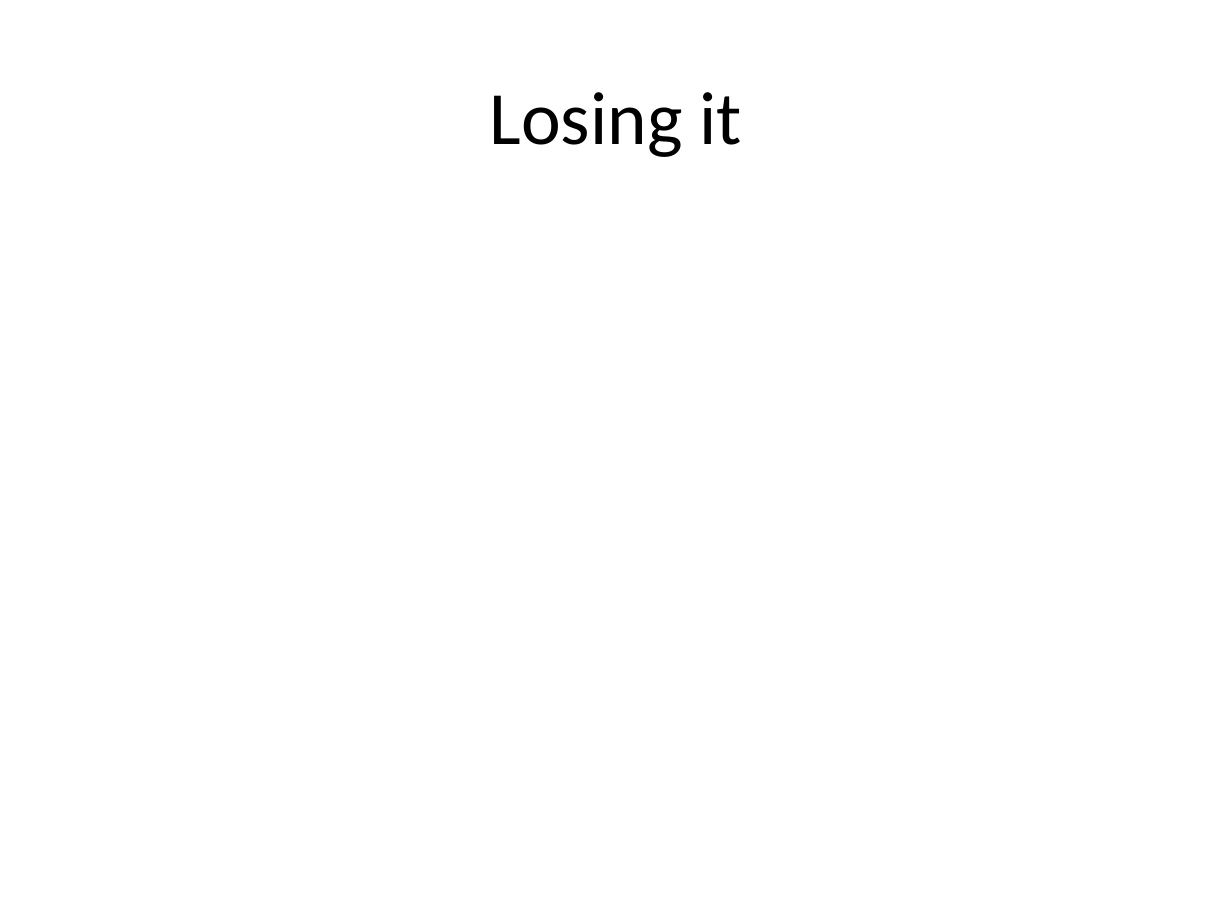
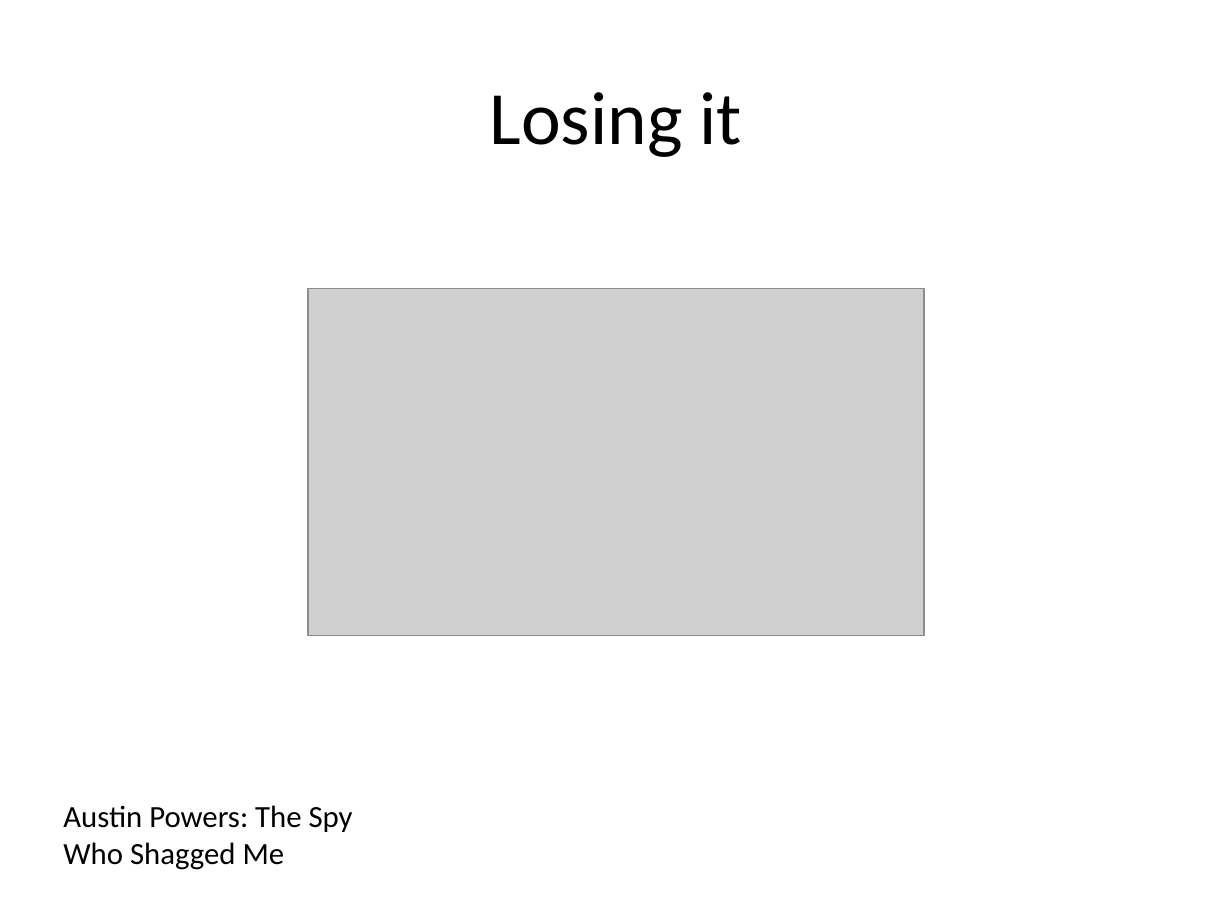
Before and after one commit to paul-burtness/webdevmojo, a slide deck: slide 3 of webdevmojo.pptx. Drawn at 1232x924 pixels with LibreOffice and Linux fonts; fonts in the diff are those of the drawing; grey boxes stand for pictures. Boxes give left, top, right and bottom in pixels: in the first picture for what was removed or moved away, otherwise in the second. Text is boxed around its words. In the diff, an @@ line names an element or a change of style, - is before the commit and + after.

```diff
--- a/webdevmojo.pptx
+++ b/webdevmojo.pptx
@@ picture added at (x1=308, y1=288, x2=924, y2=634) @@
@@ text added at (x1=63, y1=805, x2=353, y2=870), 18 pt, text #000000 @@
+Austin Powers: The Spy Who Shagged Me
```
Also in this commit, not shown: 5 other slides changed, 2 slides added.
